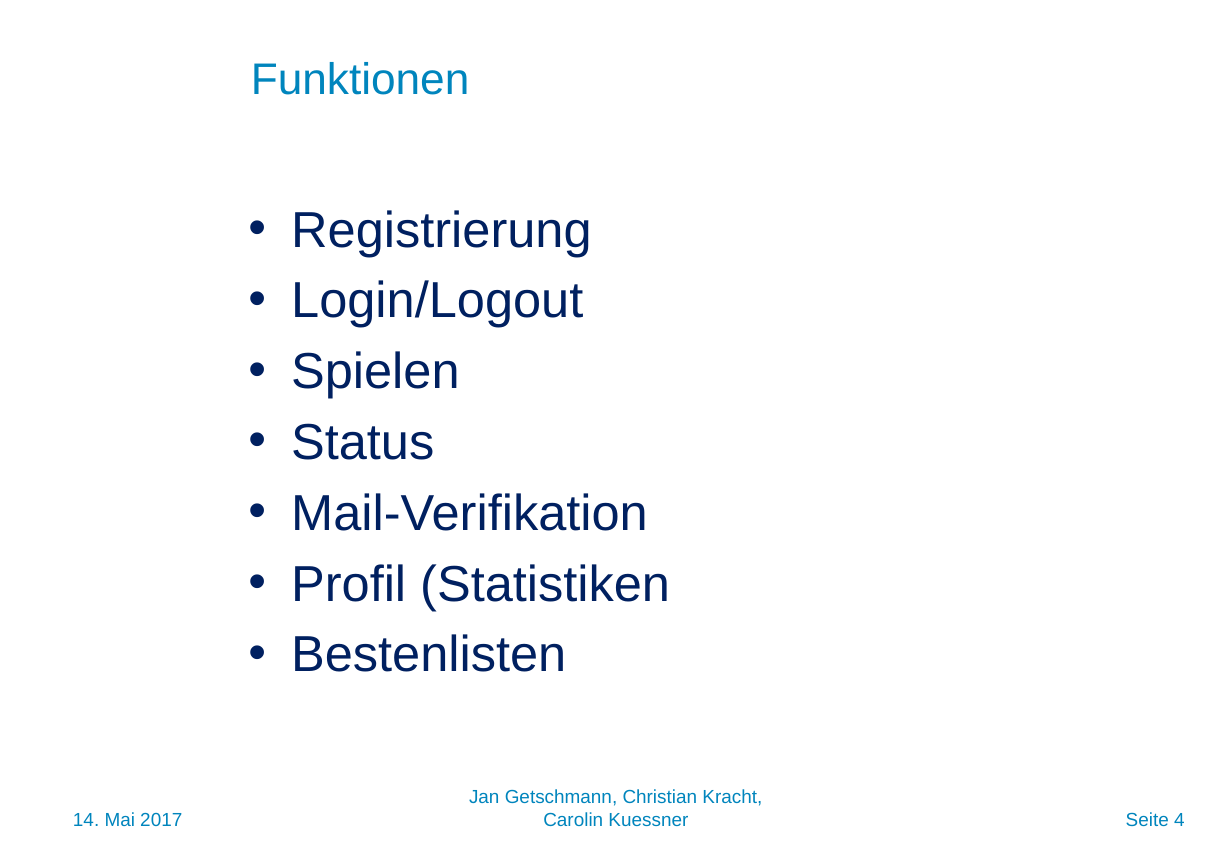
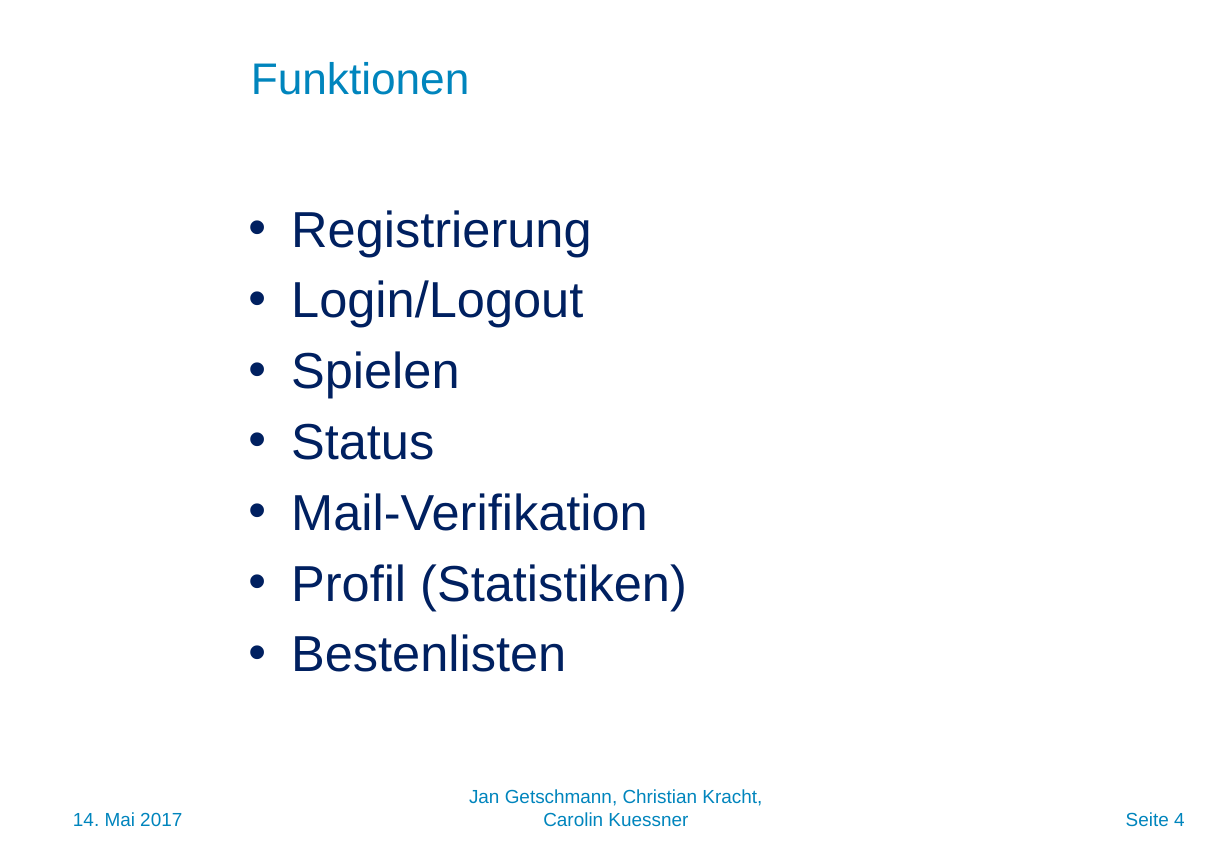
Before and after one commit to XDDDDDDDDDDDDDDDDDDD/Sodoku, a slide deck: slide 4 of doku/Sudoku-Online.pptx. Drawn at 1232x853 pixels with LibreOffice and Linux fonts; fonts in the diff are those of the drawing; background and template pictures are left out. Boxes give left, top, right and bottom in pixels: in the first picture for what was removed or moved away, otherwise in the second. Text is boxed around its words. In the diff, an @@ line names an element or a change of style, - is before the commit and + after.

Commit message:
final presentation

```diff
--- a/doku/Sudoku-Online.pptx
+++ b/doku/Sudoku-Online.pptx
@@ text at (x1=291, y1=564, x2=687, y2=610): text changed @@
-• Profil (Statistiken
+• Profil (Statistiken)
```
Also in this commit, not shown: 2 other slides changed, 1 slide added.
